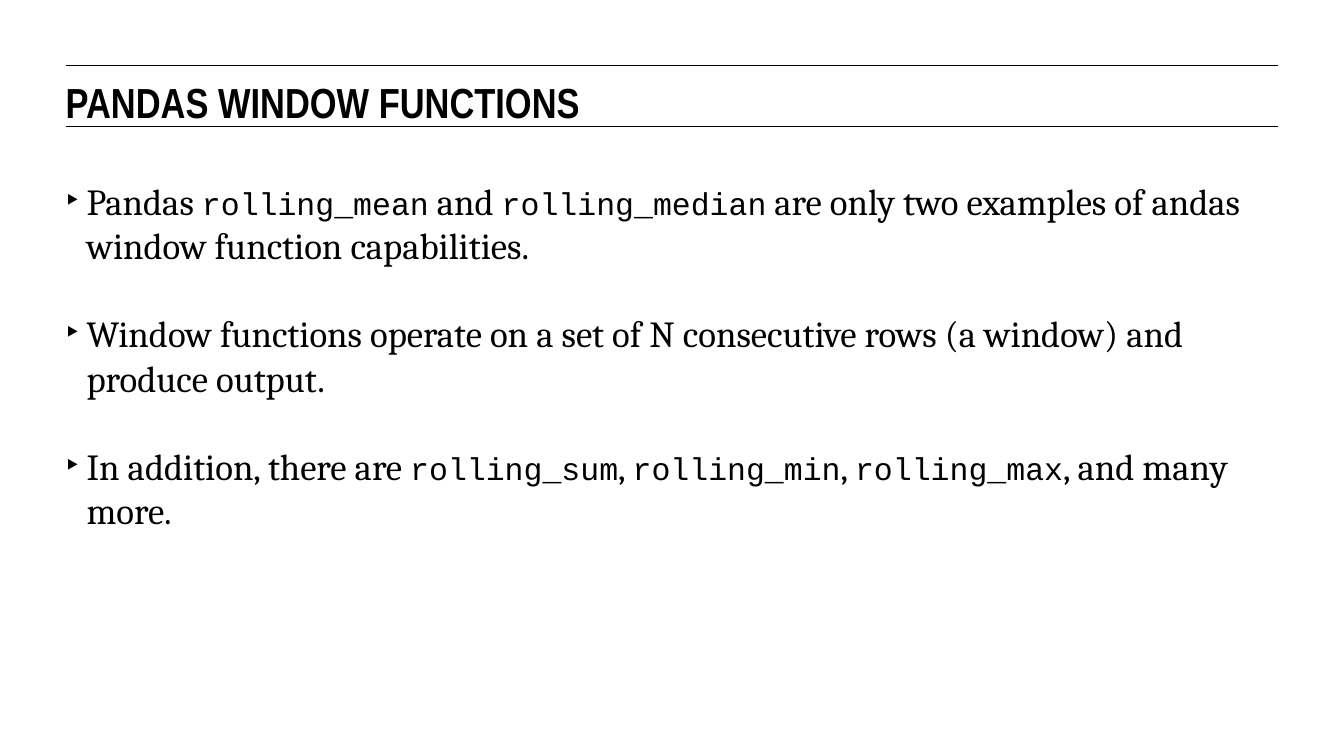
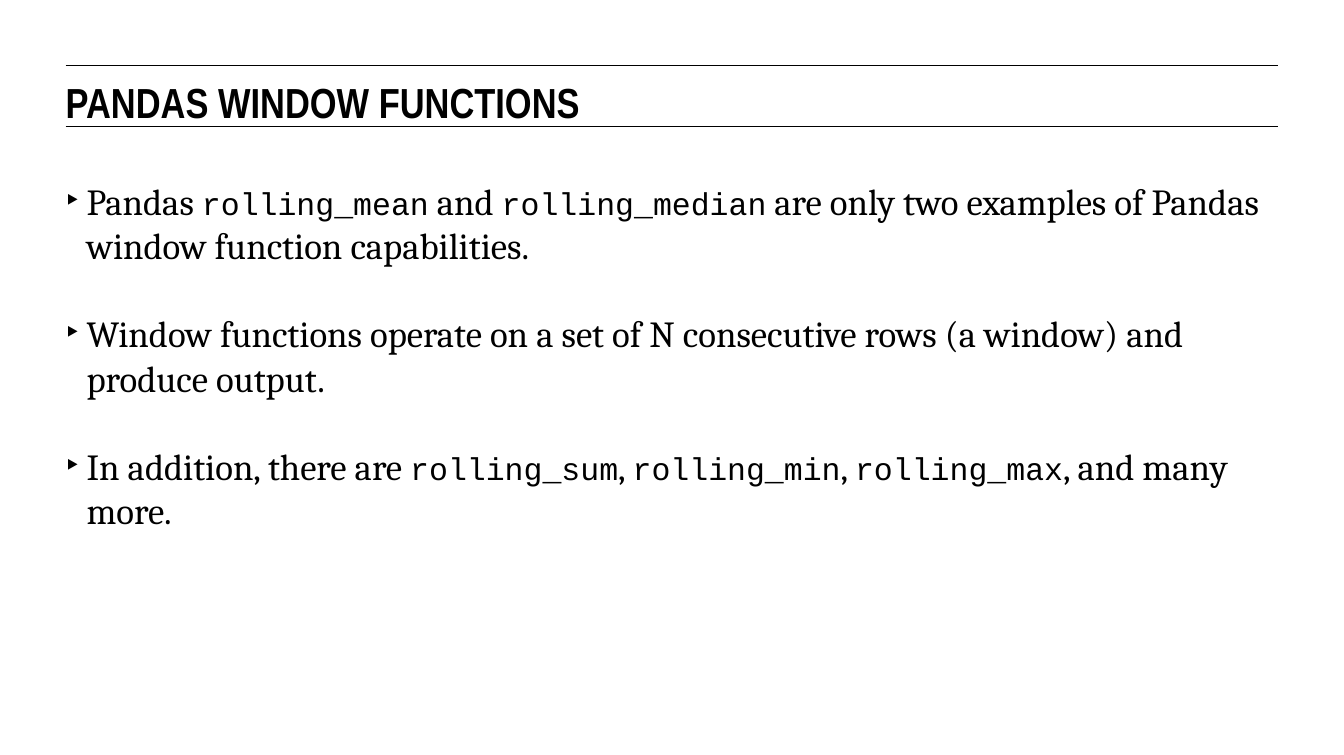
Before and after one commit to eflautt/ga-data-science, a slide deck: slide 62 of lessons/lesson-15/15-time-series-analysis.pptx (slide 61 before the commit). Drawn at 1344x755 pixels with LibreOffice and Linux fonts; fonts in the diff are those of the drawing. Boxes give left, top, right and bottom in pixels: in the first picture for what was removed or moved away, otherwise in the second. Text is boxed around its words. In the diff, an @@ line names an element or a change of style, - is before the commit and + after.

```diff
--- a/lessons/lesson-15/15-time-series-analysis.pptx
+++ b/lessons/lesson-15/15-time-series-analysis.pptx
@@ text at (x1=87, y1=189, x2=1259, y2=267): text changed @@
-‣ Pandas rolling_mean and rolling_median are only two examples of andas window function capabilities.
+‣ Pandas rolling_mean and rolling_median are only two examples of Pandas window function capabilities.
```
Also in this commit, not shown: 24 other slides changed, 1 slide added.
